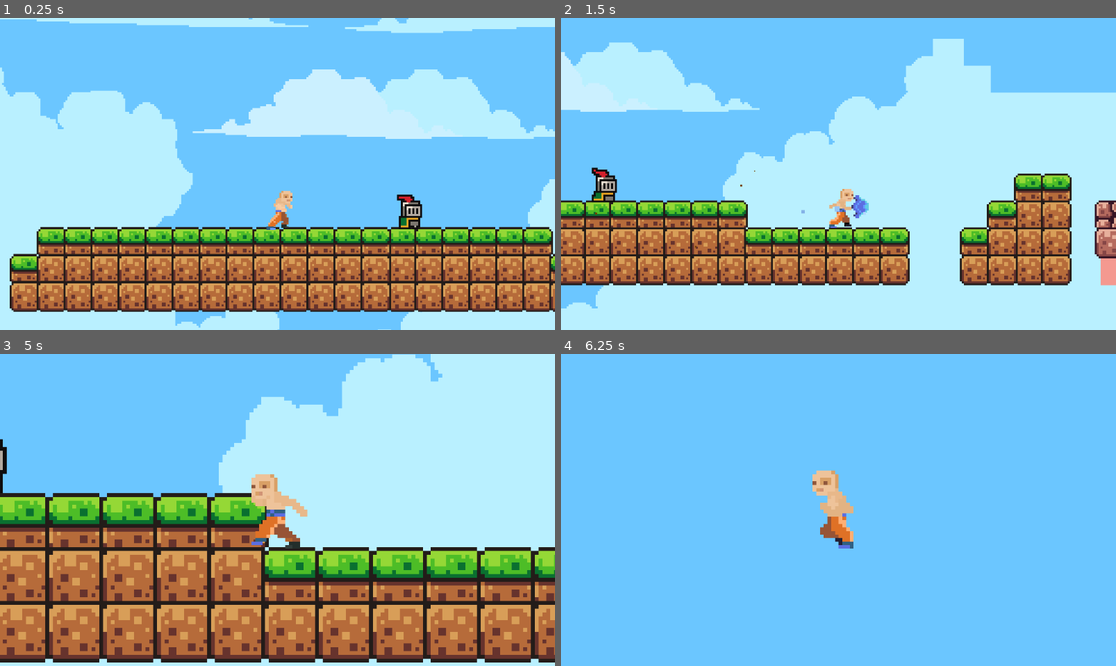
Above: before the commit, frames 1-4 (two rows, left to right).
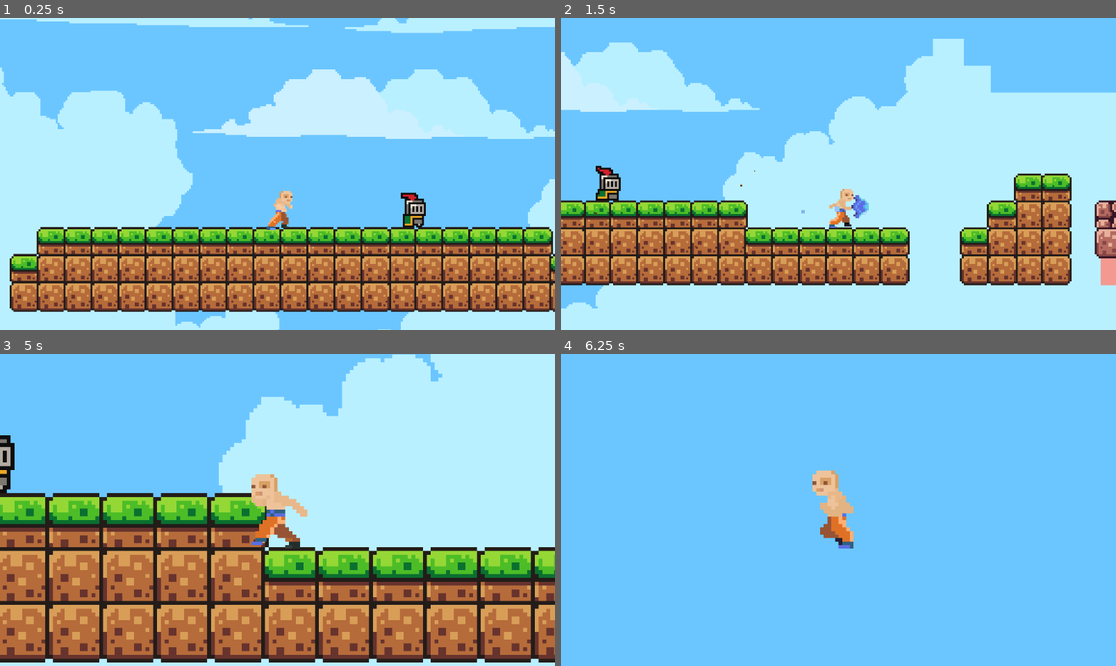
Above: after the commit, the same moments.

Repository: Fran0004/PMV
Game: Godot game, scene res://scens/game.tscn
The game is run twice, just before and just after one commit, with the same random seed, the same clock (stepped at 60 frames per second) and the same inputs.
Inputs:
- Up to frame 1 (0.25 s): no input
- Up to frame 2 (1.5 s): tap Enter at 0.5 s; hold Right (ui_right) from 0.53 s (still down); tap W (ataque) at 0.6 s; tap Space (Saltar) at 0.77 s; tap E (ataque recto) at 1.35 s
- Up to frame 3 (5 s): tap Space (Saltar) at 1.52, 2.75, 3.02, 3.77, 4.52 s; release Right (ui_right) at 2.03 s; hold Left (ui_left) 2.03-2.78 s; tap Q (super_atack) at 2.1, 4.35 s; hold Right (ui_right) 2.78-4.28 s; tap W (ataque) at 2.85 s; tap E (ataque recto) at 3.6 s; hold Left (ui_left) from 4.28 s (still down)
- Up to frame 4 (6.25 s): release Left (ui_left) at 5.03 s; hold Right (ui_right) 5.03-5.78 s; tap W (ataque) at 5.1 s; hold Left (ui_left) from 5.78 s (still down); tap E (ataque recto) at 5.85 s; tap Space (Saltar) at 6.02 s

The runs differ from the first frame. In frame 1, 0.4% of the frame differs, in the area x 71-77%, y 55-68%; in frame 2, 0.4%; in frame 3, 0.3%; in frame 4, nothing differs.

Commit message:
Añadir Enemigo

Diff:
--- a/primerjuego/scens/enemy.tscn
+++ b/primerjuego/scens/enemy.tscn
@@ -44,7 +44,7 @@
 size = Vector2(10, 16)
 
 [node name="Area2D" type="Area2D"]
-collision_layer = 4
+collision_layer = 2
 collision_mask = 14
 script = ExtResource("1_8r0uk")
 
--- a/primerjuego/scens/game.tscn
+++ b/primerjuego/scens/game.tscn
@@ -1407,9 +1407,9 @@
 scale = Vector2(1.44, 1)
 
 [node name="KillZone" parent="." instance=ExtResource("8_r5sce")]
-position = Vector2(117, 12)
+position = Vector2(112, 15)
 
 [node name="Area2D" parent="." instance=ExtResource("7_0re26")]
-position = Vector2(234, 16)
+position = Vector2(236, 15)
 
 [connection signal="animation_finished" from="AnimationPlayer" to="." method="_on_animation_player_animation_finished"]
--- a/primerjuego/scens/kill_zone.tscn
+++ b/primerjuego/scens/kill_zone.tscn
@@ -5,7 +5,7 @@
 [sub_resource type="CircleShape2D" id="CircleShape2D_xnftq"]
 
 [node name="KillZone" type="Area2D"]
-collision_mask = 2
+collision_mask = 10
 script = ExtResource("1_slb0j")
 
 [node name="Timer" type="Timer" parent="."]
--- a/primerjuego/scens/player.tscn
+++ b/primerjuego/scens/player.tscn
@@ -135,7 +135,6 @@
 [node name="Player" type="CharacterBody2D" groups=["player"]]
 position = Vector2(0, 2)
 collision_layer = 2
-collision_mask = 3
 script = ExtResource("1_tbkgc")
 
 [node name="AnimatedSprite2D" type="AnimatedSprite2D" parent="."]
